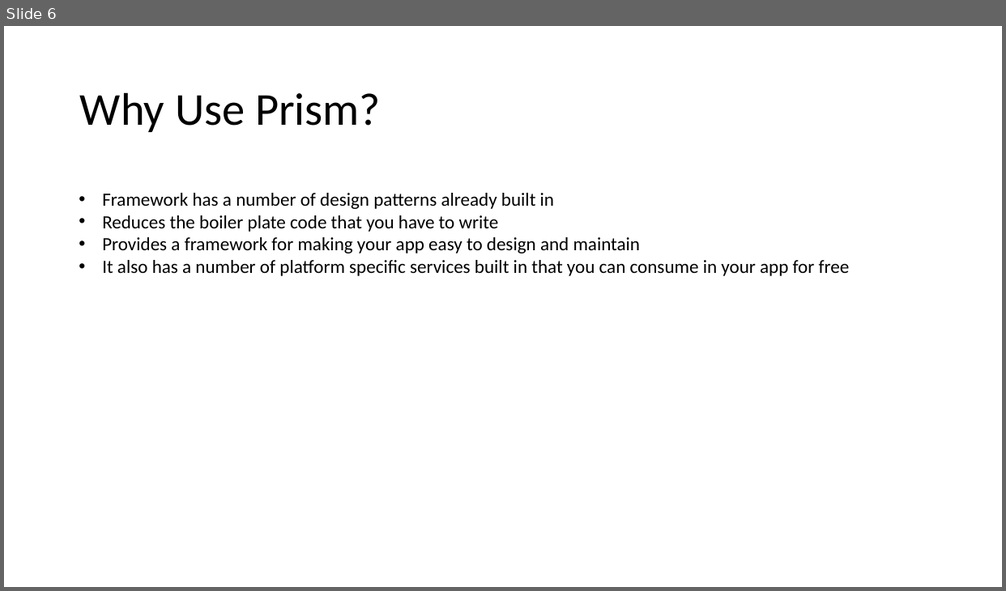
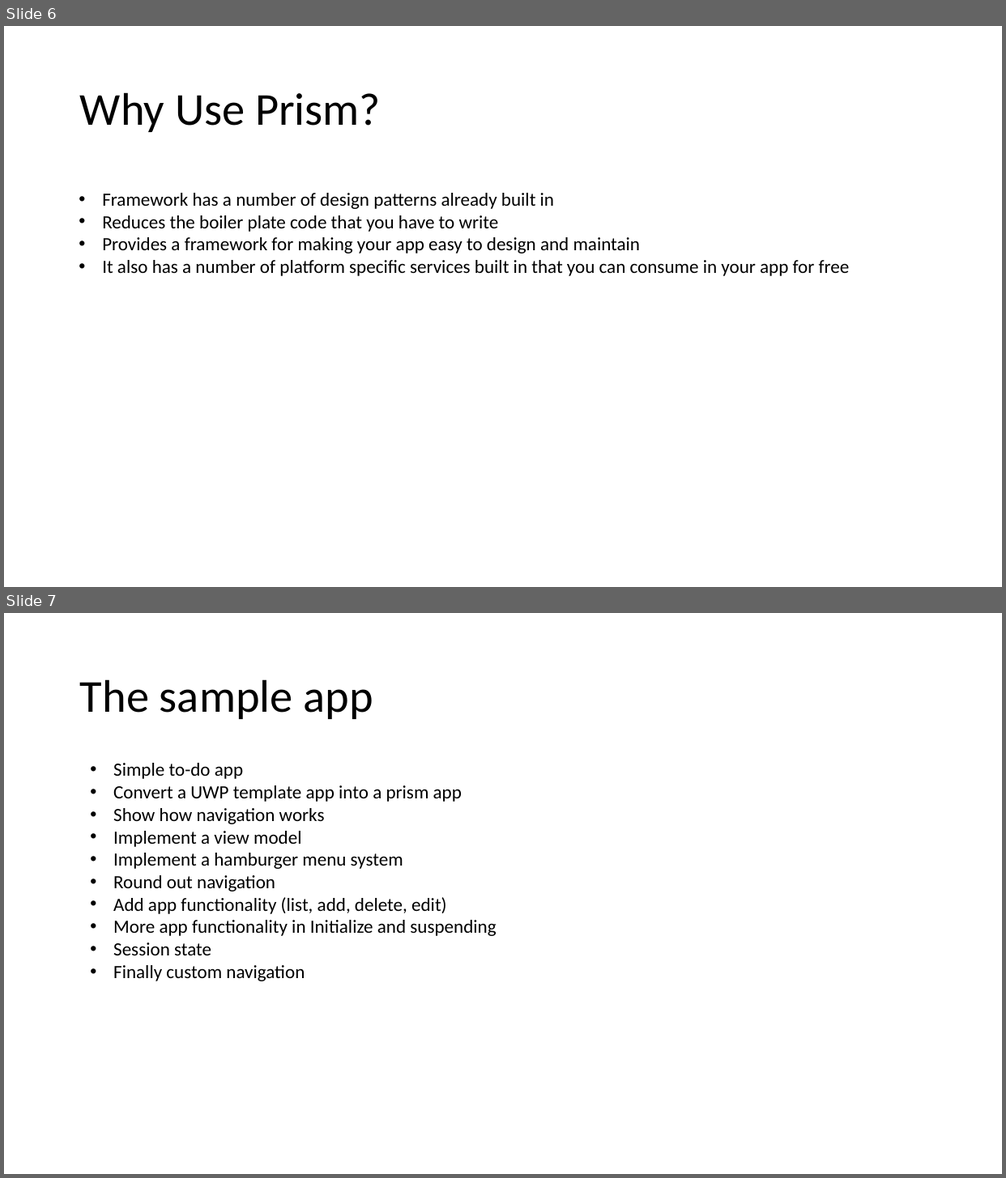
Before and after one commit to MichaelPonti/PrismPresentation, a slide deck: Docs/Prism 6.pptx. Shown one above the other, each under a label of ours: slide 6 before the commit, slides 6 and 7 after it. The pictures are 1006x591 and 1006x1178 pixels, drawn with LibreOffice and Linux fonts; fonts in the diff are those of the drawing. Boxes give left, top, right and bottom in pixels: in the first picture for what was removed or moved away, otherwise in the second. Text is boxed around its words. In the diff, an @@ line names an element or a change of style, - is before the commit and + after.

```diff
--- a/Docs/Prism 6.pptx
+++ b/Docs/Prism 6.pptx
@@ slide 7 added at (4, 613, 1002, 1174), background #FFFFFF @@
@@ title added at (80, 679, 373, 719), 44 pt, text #000000 @@
+The sample app
@@ text added at (113, 763, 496, 982), 18 pt, text #000000 @@
+• Simple to-do app
+• Convert a UWP template app into a prism app
+• Show how navigation works
+• Implement a view model
+• Implement a hamburger menu system
+• Round out navigation
+• Add app functionality (list, add, delete, edit)
+• More app functionality in Initialize and suspending
+• Session state
+• Finally custom navigation
```
Also in this commit, not shown: 1 slide changed, 2 other files.
